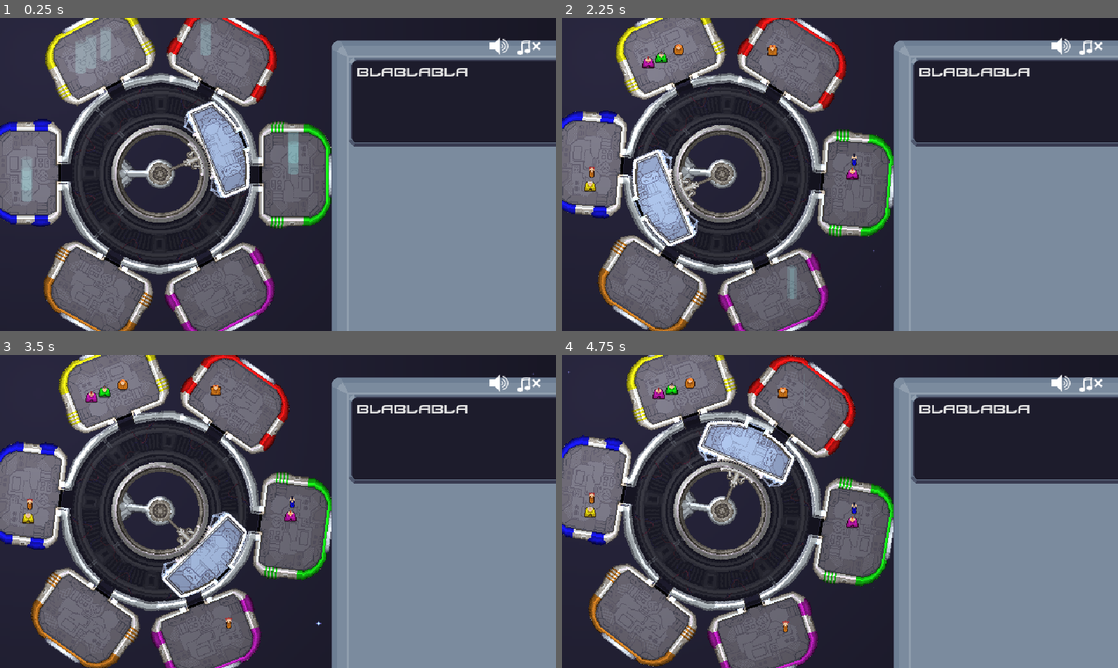
Above: before the commit, frames 1-4 (two rows, left to right).
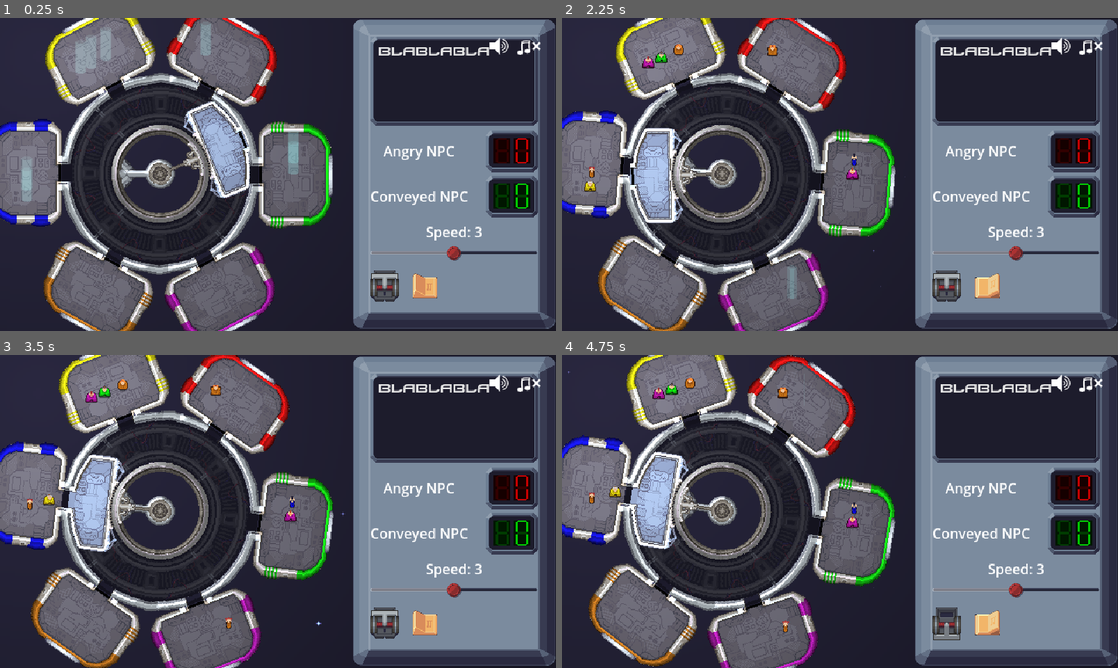
Above: after the commit, the same moments.

Repository: tehelka-gamedev/gmtk-2025
Game: Godot game, scene res://main.tscn
Same seed, same stepped clock (60 frames per second), same inputs: the game is played once before the commit and once after it. The engine's default icon, where the game draws it, is replaced by a stand-in: a white triangle on a blue panel in a dark square. Sound files missing from this copy of the repository are replaced by a short silence.
Inputs (mouse positions are in pixels of both pictures, inside the frame that each line leads up to):
- Up to frame 1 (0.25 s): no input
- Up to frame 2 (2.25 s): click (945, 287) at 0.52 s; click (984, 287) at 1.27 s; click (945, 287) at 2.02 s
- Up to frame 3 (3.5 s): click (422, 624) at 2.77 s
- Up to frame 4 (4.75 s): click (945, 624) at 3.52 s; click (984, 624) at 4.27 s

The runs differ from the first frame. In frame 1, 20% of the frame differs, in the area x 59-100%, y 0-100%; in frame 2, 22%; in frame 3, 25%; in frame 4, 25%, in the area x 4-100%, y 0-100%.

Commit message:
Resize ControlPanel

Diff:
--- a/godot/main.tscn
+++ b/godot/main.tscn
@@ -123,10 +123,13 @@
 
 [node name="ControlPanel" parent="HUD" instance=ExtResource("11_cegan")]
 unique_name_in_owner = true
-offset_left = 381.0
-offset_top = 25.0
-offset_right = 618.0
-offset_bottom = 338.0
+light_mask = 0
+anchors_preset = 11
+anchor_left = 1.0
+offset_left = -234.0
+offset_top = 1.0
+offset_right = -1.0
+grow_horizontal = 0
 
 [node name="MuteSoundsContainer" parent="HUD" instance=ExtResource("12_dg77c")]
 offset_left = -98.0
